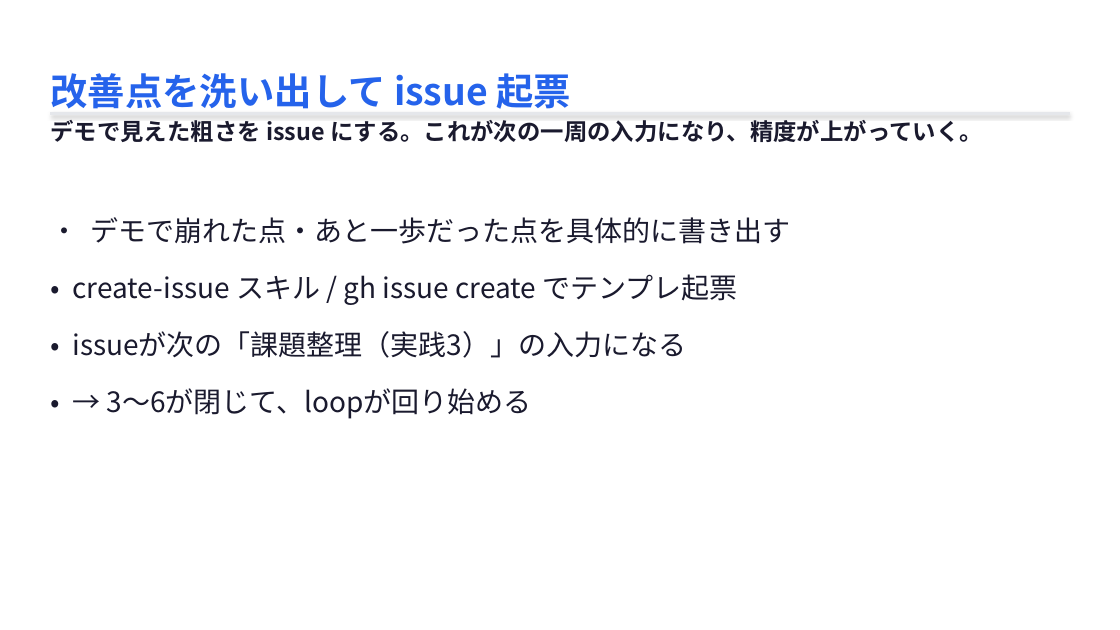
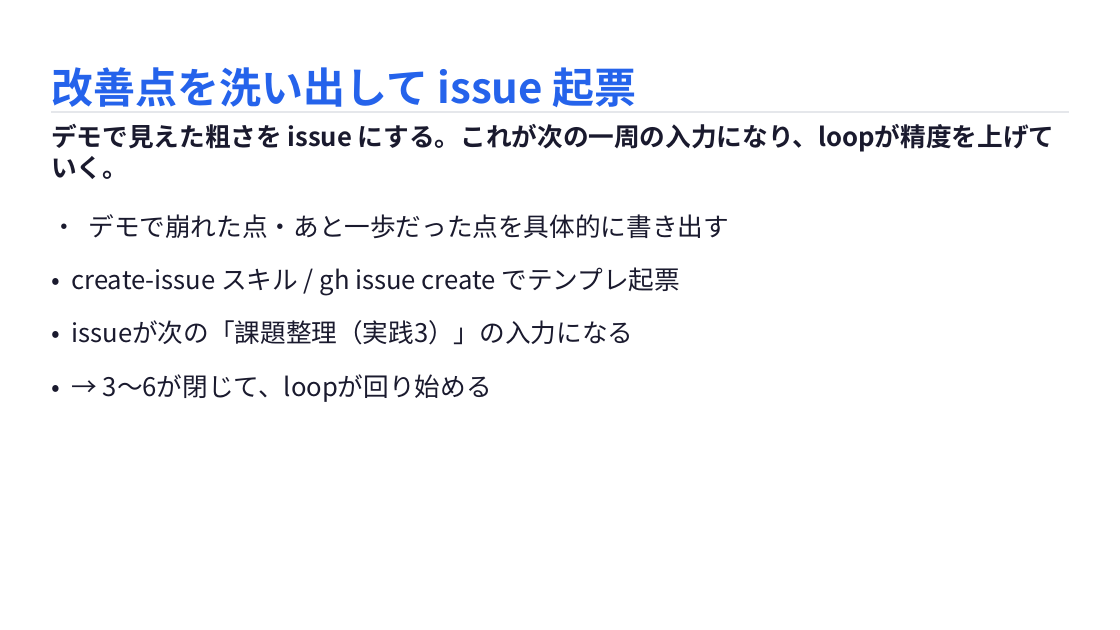
Before and after one commit to masaya-ueki/life-os, a slide deck: slide 19 of domains/presentation/decks/ai-driven-handson/ai-driven-handson.pptx (slide 20 before the commit). Drawn at 1120x630 pixels with LibreOffice and Linux fonts; fonts in the diff are those of the drawing. Boxes give left, top, right and bottom in pixels: in the first picture for what was removed or moved away, otherwise in the second. Text is boxed around its words. In the diff, an @@ line names an element or a change of style, - is before the commit and + after.

```diff
--- a/domains/presentation/decks/ai-driven-handson/ai-driven-handson.pptx
+++ b/domains/presentation/decks/ai-driven-handson/ai-driven-handson.pptx
@@ text "改善点を洗い出して issue 起票" at [51, 67, 637, 107]: size 32 to 36 pt @@
@@ text at [51, 124, 1054, 179]: text changed; size 20 to 22 pt @@
-デモで見えた粗さを issue にする。これが次の一周の入力になり、精度が上がっていく。
+デモで見えた粗さを issue にする。これが次の一周の入力になり、loopが精度を上げていく。
@@ text "• デモで崩れた点・あと一歩だった点を具体的に書き出す" at [71, 214, 729, 402]: size 24 to 22 pt; indent changed @@
```
Also in this commit, not shown: 18 other slides changed, 5 slides added, 3 slides removed, 2 other files.
